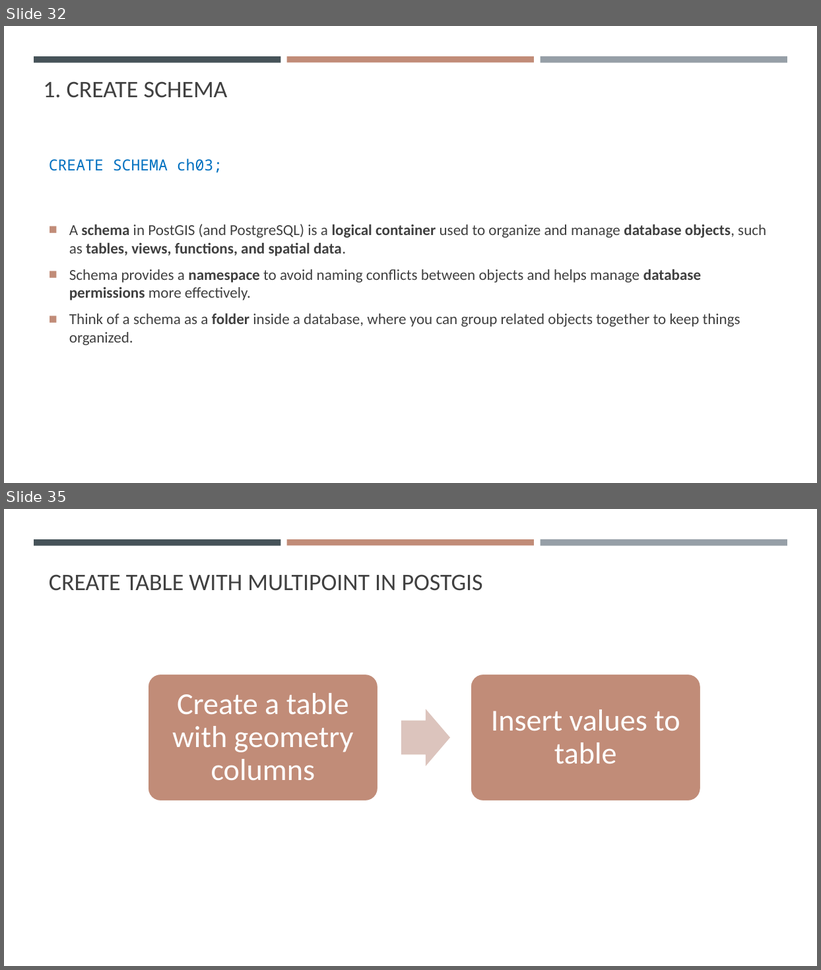
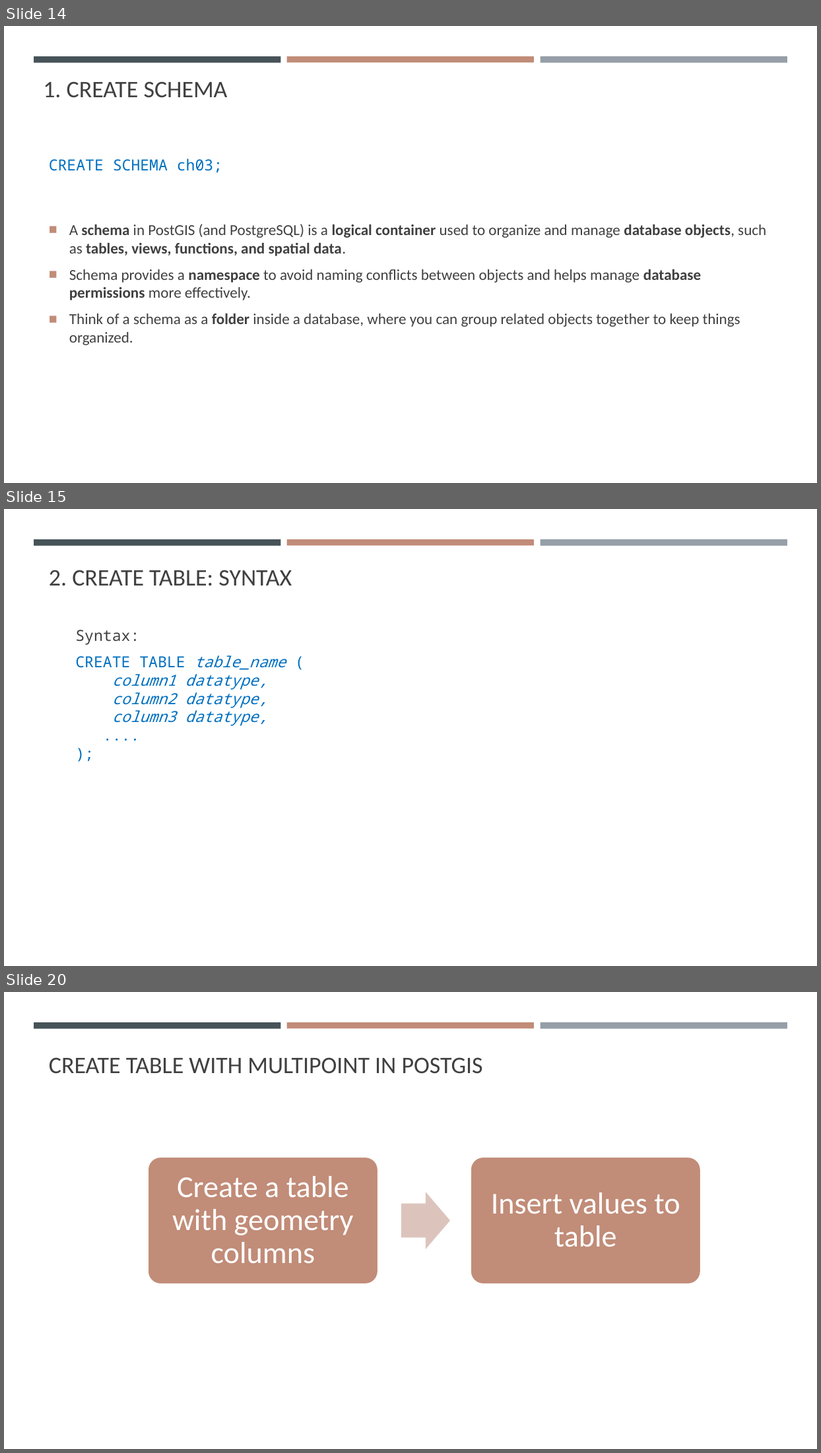
Before and after one commit to gisynw/ssj-376, a slide deck: docs/Lectures/Week03/Week03_SpatialData.pptx. Shown one above the other, each under a label of ours: slides 32 and 35 before the commit, slides 14, 15 and 20 after it; the slides between them are not shown. The pictures are 821x970 and 821x1453 pixels, drawn with LibreOffice and Linux fonts; fonts in the diff are those of the drawing. Boxes give left, top, right and bottom in pixels: in the first picture for what was removed or moved away, otherwise in the second. Text is boxed around its words. In the diff, an @@ line names an element or a change of style, - is before the commit and + after.

```diff
--- a/docs/Lectures/Week03/Week03_SpatialData.pptx
+++ b/docs/Lectures/Week03/Week03_SpatialData.pptx
@@ slide 15 added at [4, 509, 817, 966], background #FFFFFF; not listed: 3 template elements that a slide beside it also shows @@
@@ title added at [49, 570, 292, 586], 28 pt, text #404040 @@
+2. CREATE TABLE: SYNTAX
@@ text added at [75, 630, 286, 726], 18 pt, text #0070C0, italic @@
+Syntax:
+CREATE TABLE table_name (
+column1 datatype,
+column2 datatype,
+column3 datatype,
+....
+);
@@ what was slide 32 is now slide 14 @@
@@ what was slide 35 is now slide 20 @@
```
Also in this commit, not shown: 15 slides changed, 3 other slides added, 5 slides removed, 4 other files.
